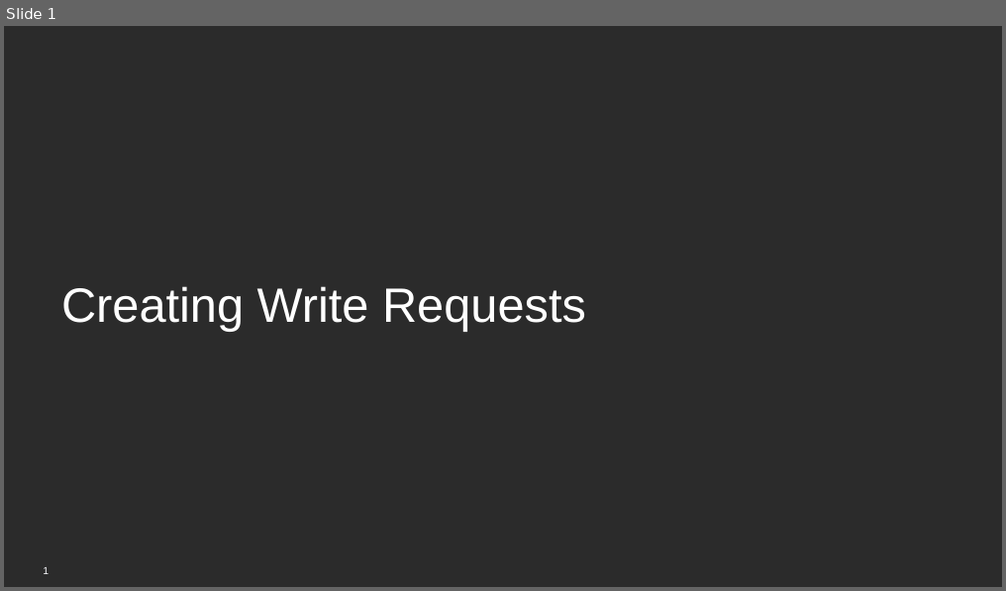
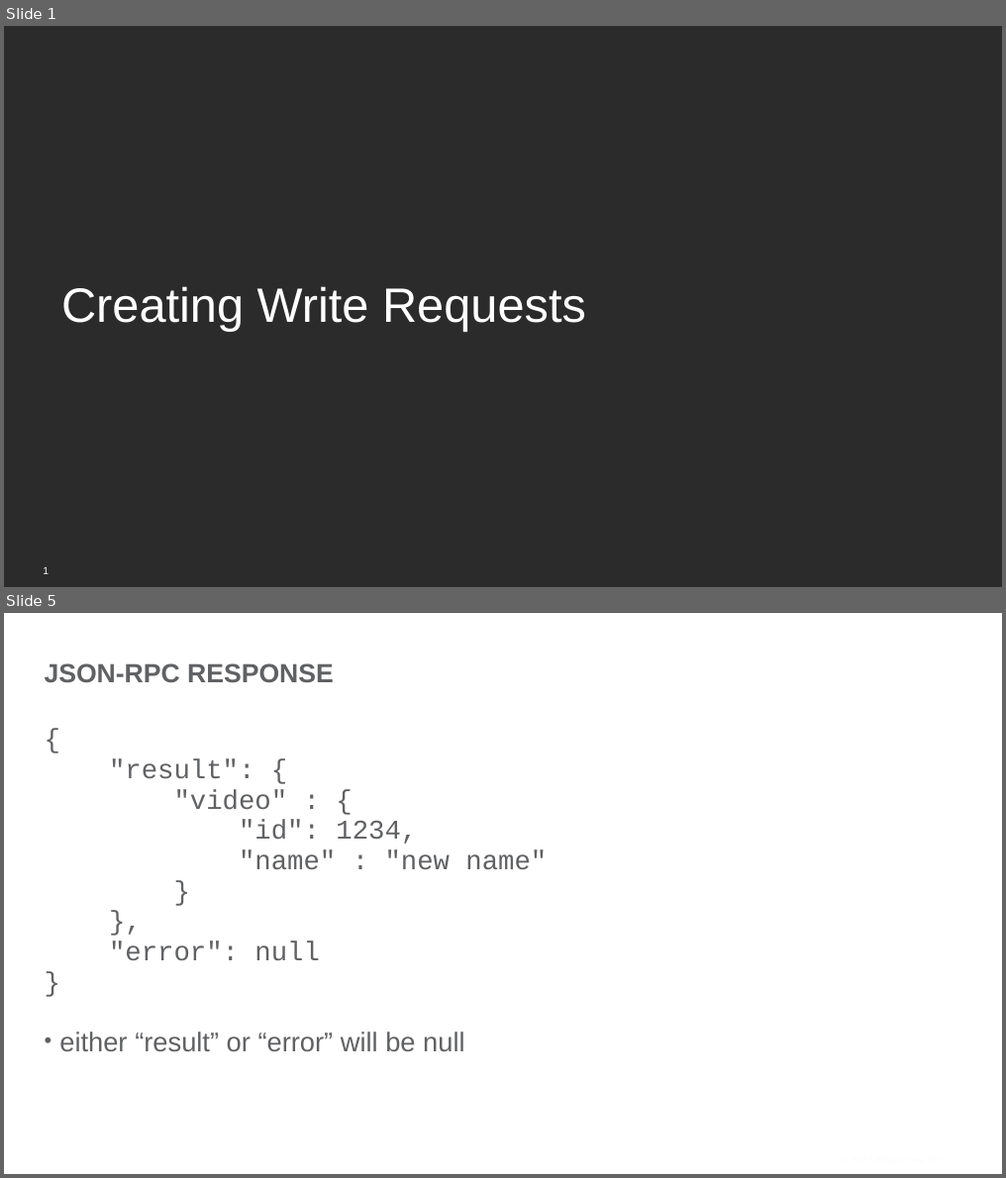
Before and after one commit to BrightcoveLearning/VideoCloudMediaAPI, a slide deck: VideoSessionsMaterials/creating-write-requests.pptx. Shown one above the other, each under a label of ours: slide 1 before the commit, slides 1 and 5 after it; the slides between them are not shown. The pictures are 1006x591 and 1006x1178 pixels, drawn with LibreOffice and Linux fonts; fonts in the diff are those of the drawing; background and template pictures are left out; a plain dark background stands for a picture behind light text. Boxes give left, top, right and bottom in pixels: in the first picture for what was removed or moved away, otherwise in the second. Text is boxed around its words. In the diff, an @@ line names an element or a change of style, - is before the commit and + after.

Commit message:
Changes to PPTs for video recordings

```diff
--- a/VideoSessionsMaterials/creating-write-requests.pptx
+++ b/VideoSessionsMaterials/creating-write-requests.pptx
@@ slide 5 added at [4, 613, 1002, 1174], background picture (left out) @@
@@ title added at [45, 663, 334, 682], 36 pt, text #606163, bold @@
+JSON-RPC RESPONSE
@@ text added at [59, 760, 547, 1052], 37 pt, text #606163 @@
+{
+"result": {
+"video" : {
+"id": 1234,
+"name" : "new name"
+}
+},
+"error": null
+}
+• either “result” or “error” will be null
@@ text added at [835, 1152, 949, 1169], 14 pt, text #FBFCFF @@
+© 2013 Brightcove Inc.
```
Also in this commit, not shown: 6 other slides added, 16 other files.
